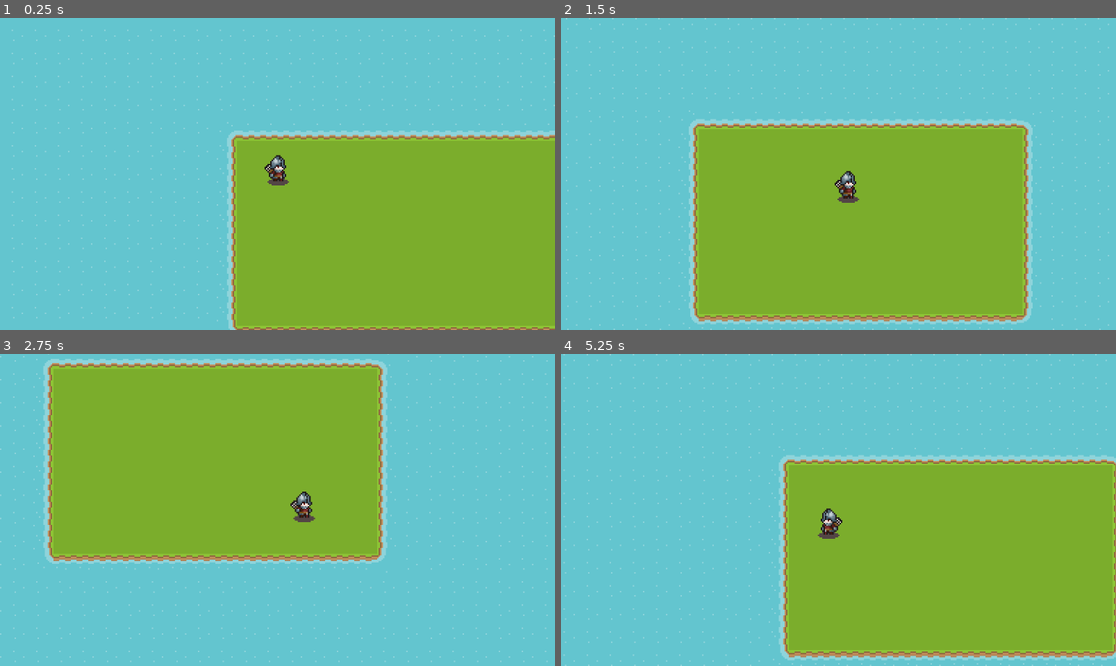
Above: before the commit, frames 1-4 (two rows, left to right).
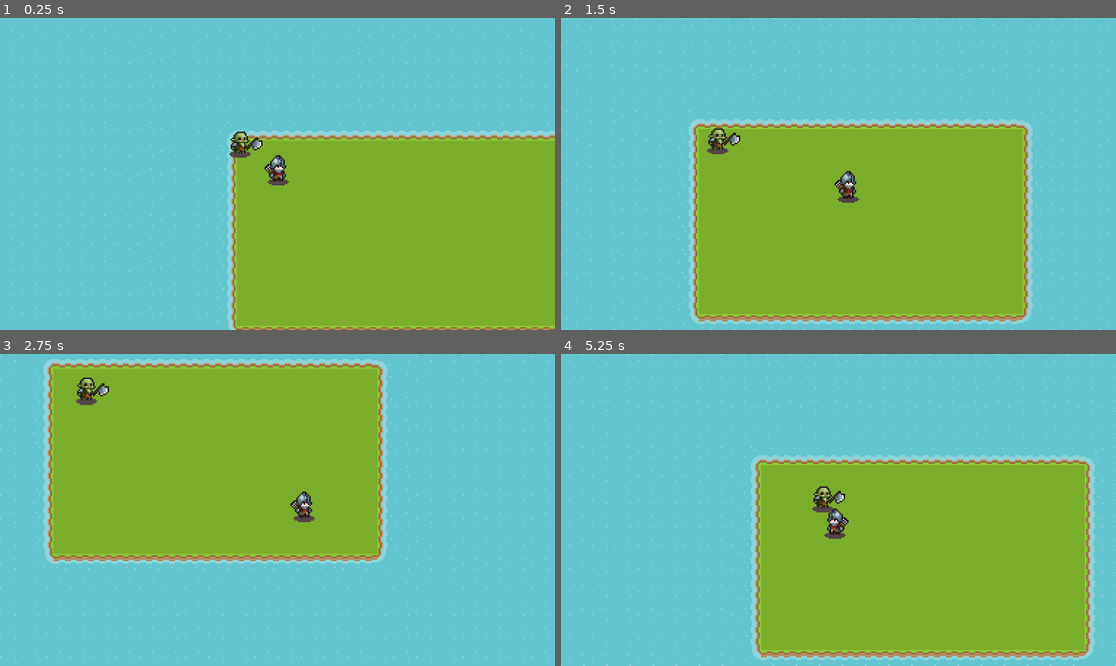
Above: after the commit, the same moments.

Repository: EyeAmTheOne/CS180_Project
Game: Godot game, scene res://main.tscn
The game is run twice, just before and just after one commit, with the same random seed, the same clock (stepped at 60 frames per second) and the same inputs.
Inputs:
- Up to frame 1 (0.25 s): no input
- Up to frame 2 (1.5 s): hold D (right) 0.53-1.28 s; hold S (down) from 1.28 s (still down)
- Up to frame 3 (2.75 s): release S (down) at 2.03 s; hold D (right) from 2.03 s (still down)
- Up to frame 4 (5.25 s): release D (right) at 2.78 s; hold W (up) 2.78-3.53 s; hold A (left) 3.53-5.03 s; hold S (down) from 5.03 s (still down)

The runs differ from the first frame. In frame 1, 0.3% of the frame differs, in the area x 41-48%, y 36-45%; in frame 2, 0.3%; in frame 3, 0.3%; in frame 4, 11%, in the area x 0-100%, y 0-100%.

Commit message:
Add enemy back into main scene

Diff:
--- a/main.tscn
+++ b/main.tscn
@@ -1,7 +1,8 @@
-[gd_scene load_steps=5 format=4 uid="uid://cqow47bch5ocs"]
+[gd_scene load_steps=6 format=4 uid="uid://cqow47bch5ocs"]
 
 [ext_resource type="PackedScene" uid="uid://4v1f6nfxhn7v" path="res://player/Player.tscn" id="1_ig7tw"]
 [ext_resource type="Texture2D" uid="uid://did1a58w3unb7" path="res://assets/art/roguelikeSheet_transparent.png" id="2_0xm2m"]
+[ext_resource type="PackedScene" uid="uid://b413ipsgp3sfv" path="res://systems/ai/Enemy.tscn" id="3_h2yge"]
 
 [sub_resource type="TileSetAtlasSource" id="TileSetAtlasSource_h2yge"]
 texture = ExtResource("2_0xm2m")
@@ -1812,3 +1813,5 @@
 show_behind_parent = true
 tile_map_data = PackedByteArray("AAAAAAAAAAAKABoAAAAAAAEAAAAKABoAAAAAAAIAAAAKABoAAAAAAAMAAAAKABoAAAAAAAQAAAAKABoAAAAAAA …(13744 unchanged characters)…
 tile_set = SubResource("TileSet_1bvp3")
+
+[node name="Enemy" parent="." instance=ExtResource("3_h2yge")]
